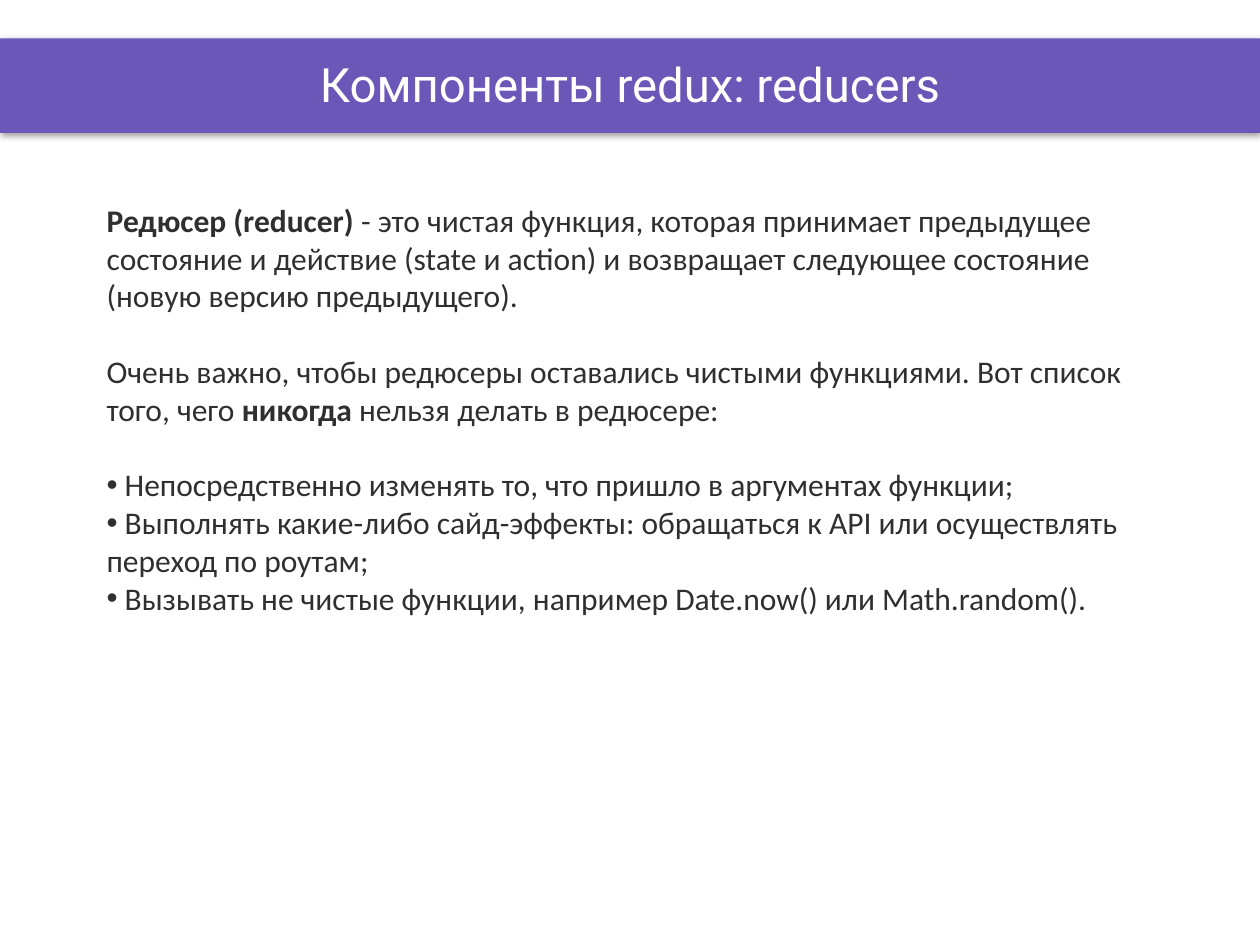
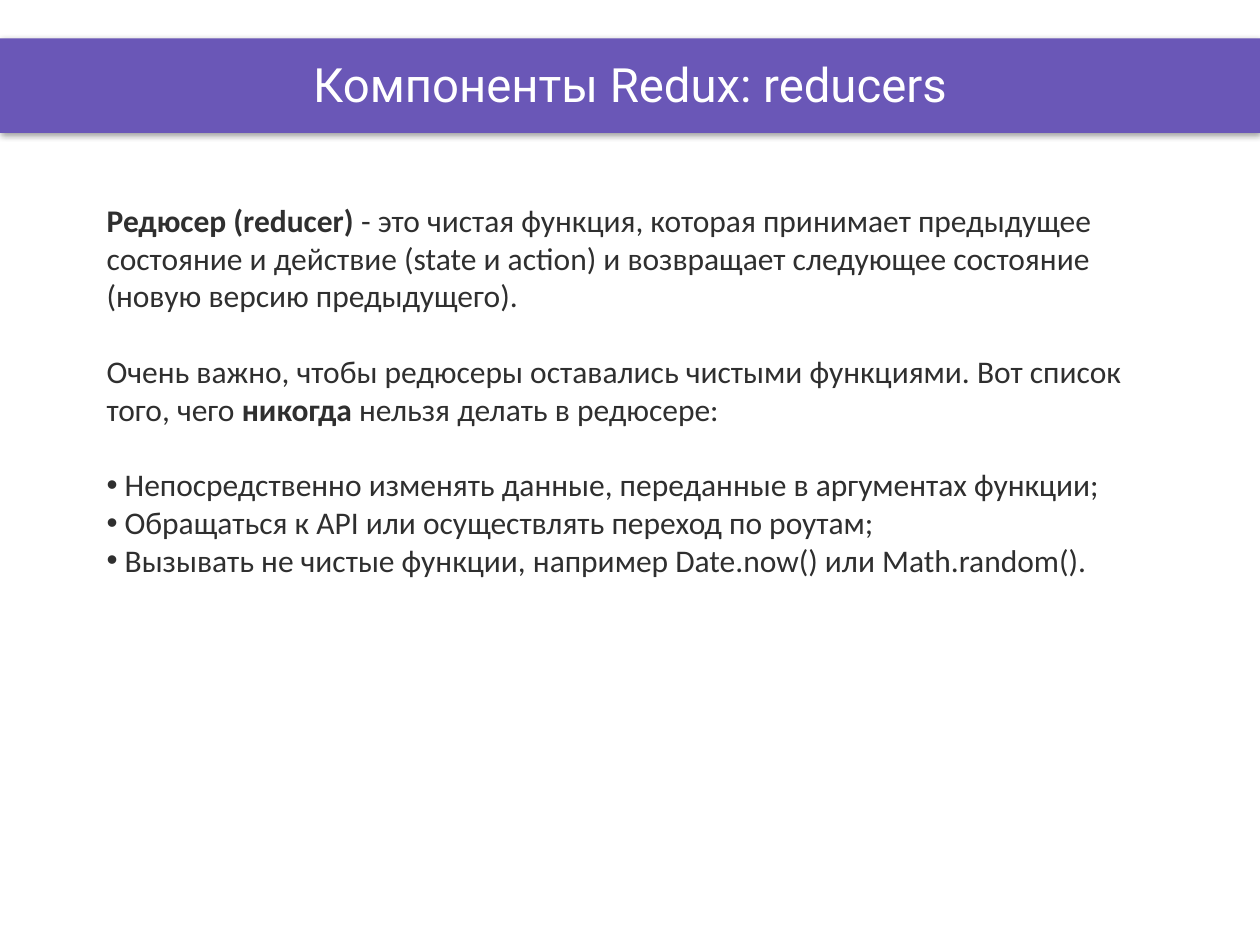
Before and after one commit to OleksandrPetryk/ignite, a slide deck: slide 6 of React/lesson_26/Presentation/Redux.pptx. Drawn at 1260x945 pixels with LibreOffice and Linux fonts; fonts in the diff are those of the drawing; background and template pictures are left out. Boxes give left, top, right and bottom in pixels: in the first picture for what was removed or moved away, otherwise in the second. Text is boxed around its words. In the diff, an @@ line names an element or a change of style, - is before the commit and + after.

```diff
--- a/React/lesson_26/Presentation/Redux.pptx
+++ b/React/lesson_26/Presentation/Redux.pptx
@@ title at <box>313,66,946,103</box>: text changed @@
-Компоненты redux: reducers
+Компоненты Redux: reducers
@@ text at <box>125,474,1099,539</box>: text changed @@
-• Непосредственно изменять то, что пришло в аргументах функции;
-• Выполнять какие-либо сайд-эффекты: обращаться к API или осуществлять переход по роутам;
+• Непосредственно изменять данные, переданные в аргументах функции;
+• Обращаться к API или осуществлять переход по роутам;
```
Also in this commit, not shown: 4 other slides changed, 30 other files.
